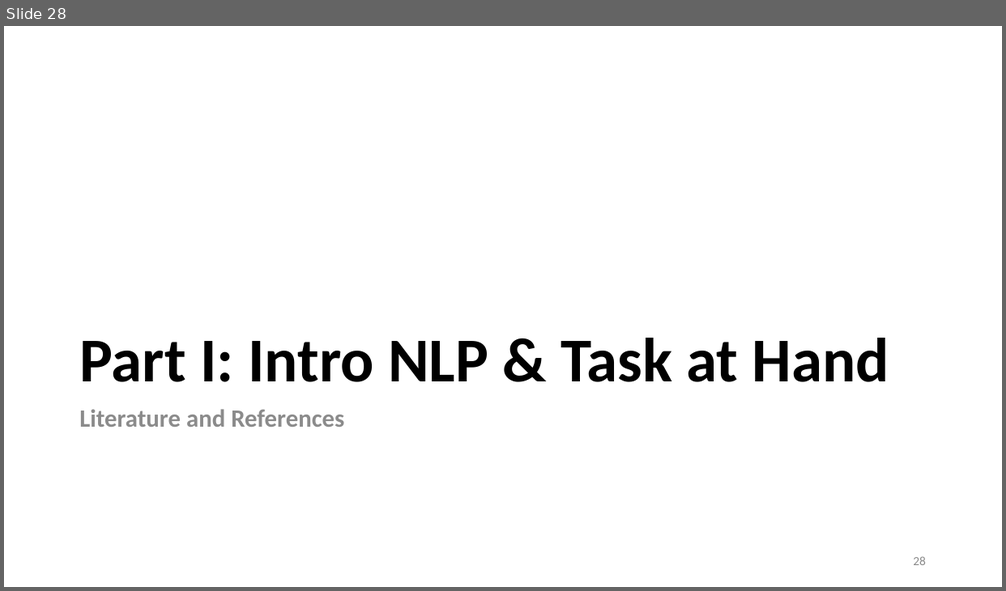
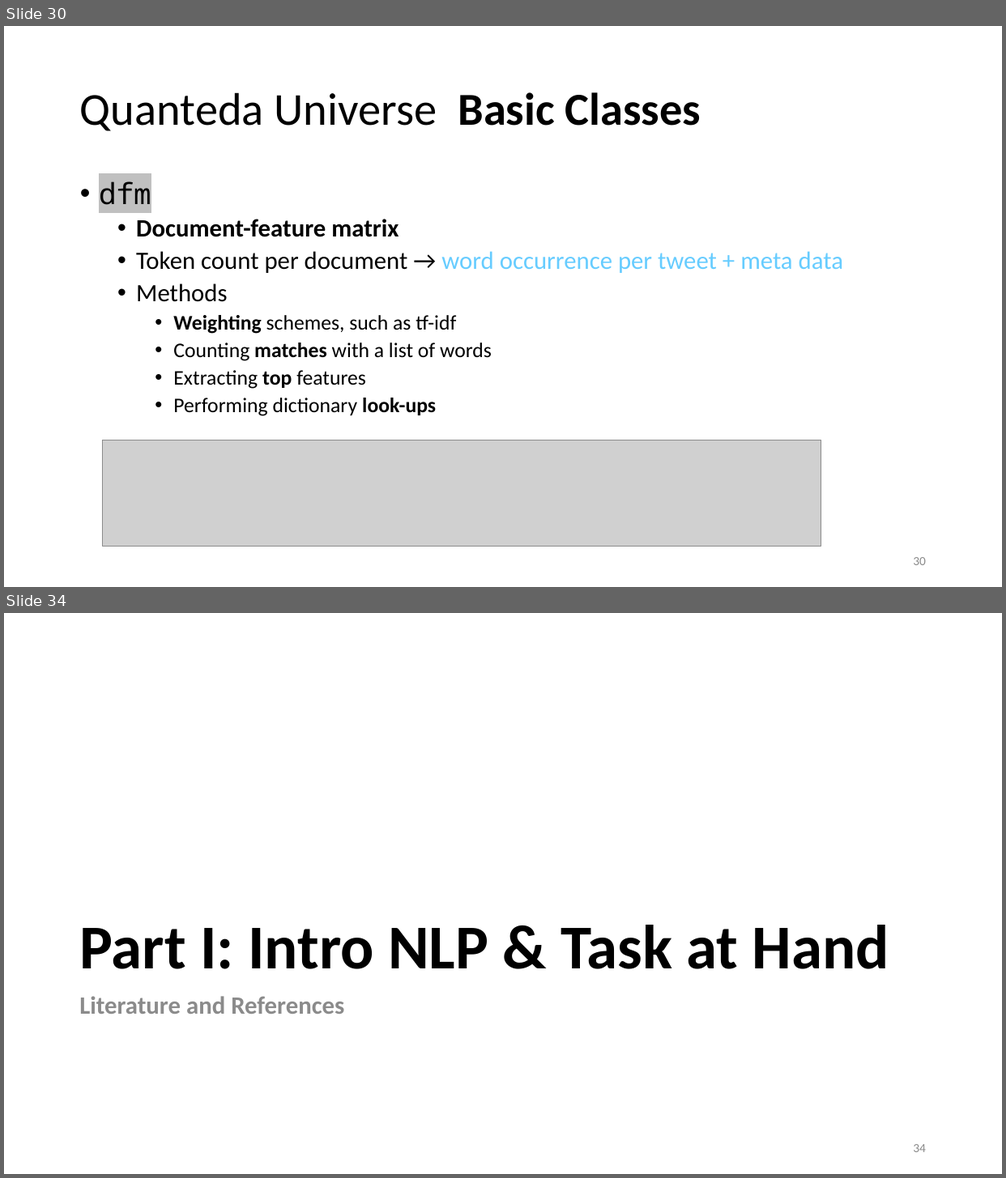
Before and after one commit to lisa-wm/consulting, a slide deck: 5_seminar/Contents_Part_01/Präsentation_Teil1.pptx. Shown one above the other, each under a label of ours: slide 28 before the commit, slides 30 and 34 after it; the slides between them are not shown. The pictures are 1006x591 and 1006x1178 pixels, drawn with LibreOffice and Linux fonts; fonts in the diff are those of the drawing; grey boxes stand for pictures. Boxes give left, top, right and bottom in pixels: in the first picture for what was removed or moved away, otherwise in the second. Text is boxed around its words. In the diff, an @@ line names an element or a change of style, - is before the commit and + after.

```diff
--- a/5_seminar/Contents_Part_01/Präsentation_Teil1.pptx
+++ b/5_seminar/Contents_Part_01/Präsentation_Teil1.pptx
@@ slide 30 added at bbox=[4, 26, 1002, 587], background #FFFFFF @@
@@ title added at bbox=[80, 92, 701, 131], 44 pt, text #000000 @@
+Quanteda Universe Basic Classes
@@ text added at bbox=[99, 182, 843, 416], 20 pt, text #000000 @@
+• dfm
+  • Document-feature matrix
+  • Token count per document → word occurrence per tweet + meta data
+  • Methods
+    • Weighting schemes, such as tf-idf
+    • Counting matches with a list of words
+    • Extracting top features
+    • Performing dictionary look-ups
@@ picture added at bbox=[102, 441, 821, 546] @@
@@ page number added at bbox=[913, 557, 926, 565], 12 pt, text #8C8C8C @@
+30
@@ what was slide 28 is now slide 34 @@
@@ page number at bbox=[913, 1144, 926, 1152]: text changed @@
-28
+34
```
Also in this commit, not shown: 15 slides changed, 7 other slides added, 2 slides removed, 4 other files.
